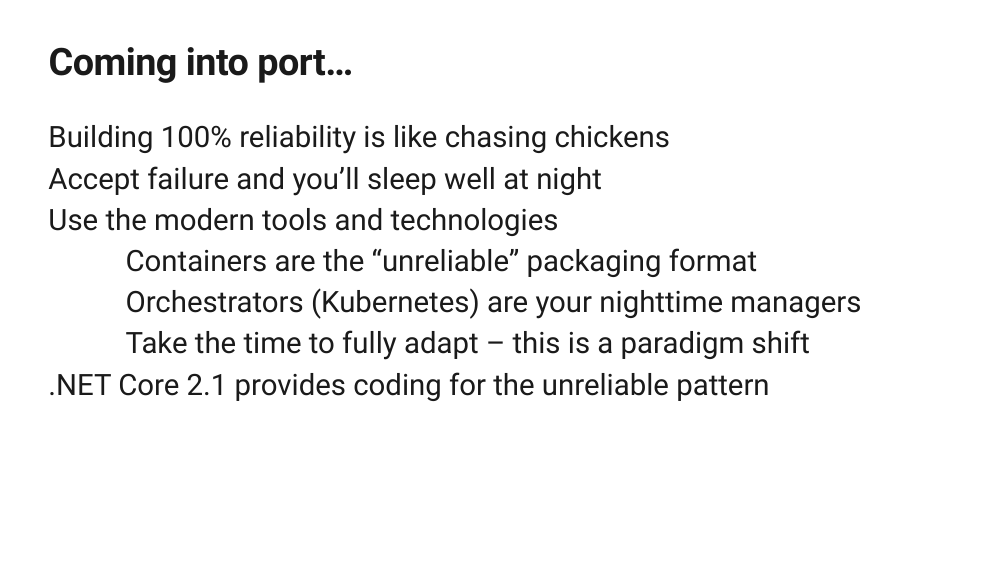
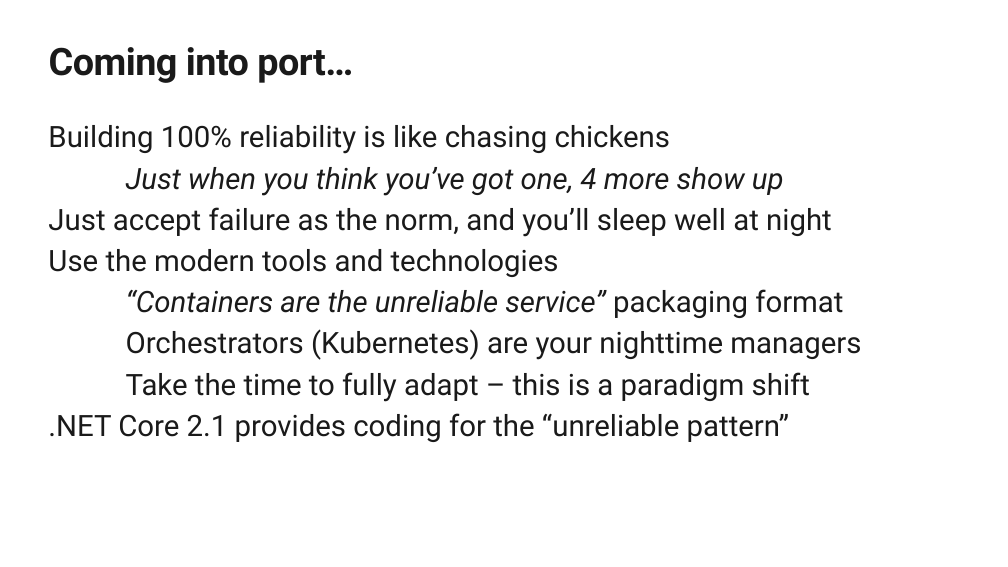
Before and after one commit to SteveLasker/Presentations, a slide deck: slide 20 of ACR/Build2018-ResilientServicesDotnetCoreAKS.pptx (slide 18 before the commit). Drawn at 1008x567 pixels with LibreOffice and Linux fonts; fonts in the diff are those of the drawing; background and template pictures are left out. Boxes give left, top, right and bottom in pixels: in the first picture for what was removed or moved away, otherwise in the second. Text is boxed around its words. In the diff, an @@ line names an element or a change of style, - is before the commit and + after.

Commit message:
Updates

```diff
--- a/ACR/Build2018-ResilientServicesDotnetCoreAKS.pptx
+++ b/ACR/Build2018-ResilientServicesDotnetCoreAKS.pptx
@@ text at [48, 167, 832, 237]: text changed @@
-Accept failure and you’ll sleep well at night
+Just when you think you’ve got one, 4 more show up
+Just accept failure as the norm, and you’ll sleep well at night
@@ text at [126, 289, 843, 318]: text changed; italic on @@
-Containers are the “unreliable” packaging format
+“Containers are the unreliable service” packaging format
@@ text at [48, 413, 789, 442]: text changed @@
-.NET Core 2.1 provides coding for the unreliable pattern
+.NET Core 2.1 provides coding for the “unreliable pattern”
```
Also in this commit, not shown: 3 other slides changed, 3 slides added, 4 slides removed.
